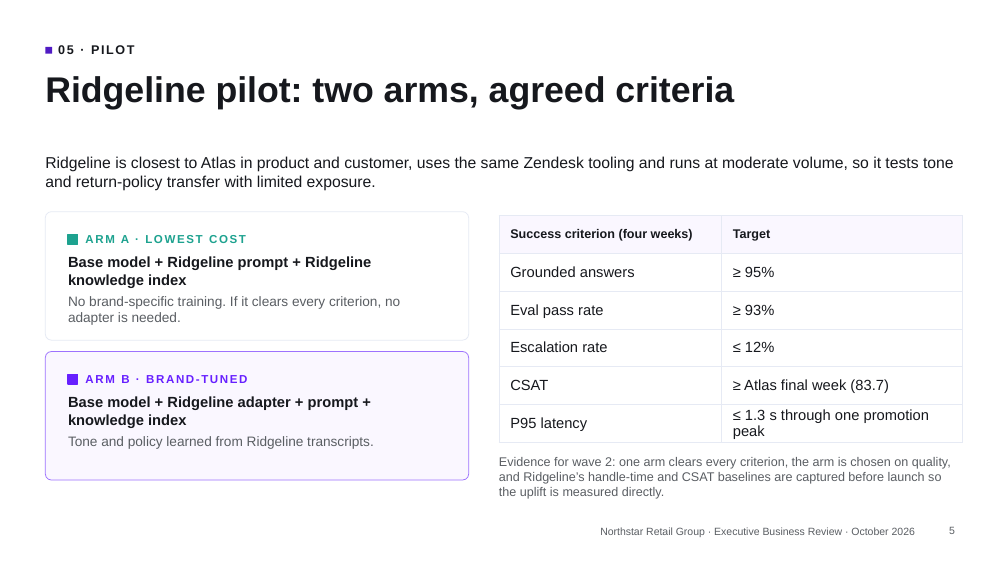
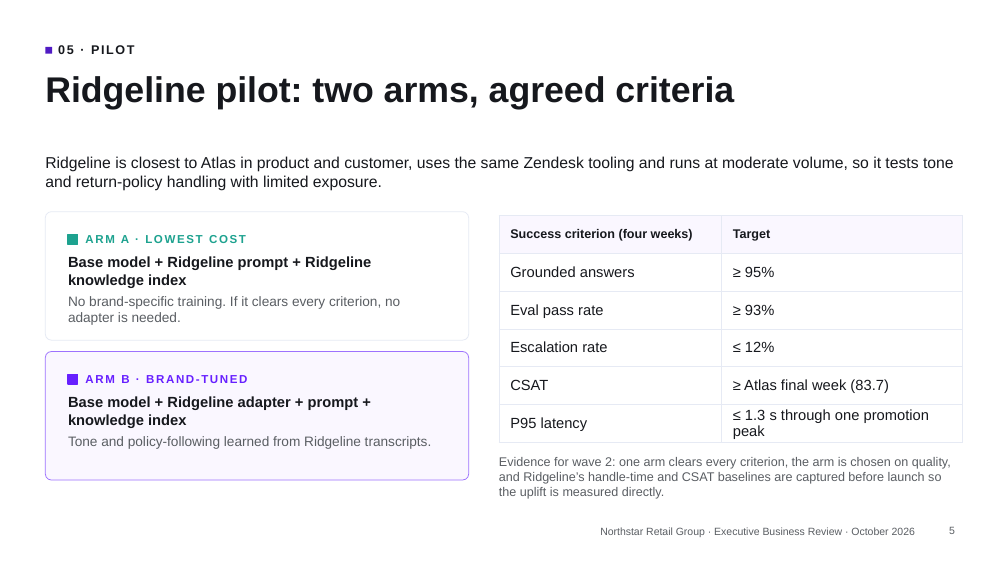
Before and after one commit to abbzonline/northstar-dashboards, a slide deck: slide 5 of ebr/Northstar_EBR_Oct2026.pptx. Drawn at 1008x567 pixels with LibreOffice and Linux fonts; fonts in the diff are those of the drawing; background and template pictures are left out. Boxes give left, top, right and bottom in pixels: in the first picture for what was removed or moved away, otherwise in the second. Text is boxed around its words. In the diff, an @@ line names an element or a change of style, - is before the commit and + after.

```diff
--- a/ebr/Northstar_EBR_Oct2026.pptx
+++ b/ebr/Northstar_EBR_Oct2026.pptx
@@ text at bbox=[45, 156, 954, 191]: text changed @@
-Ridgeline is closest to Atlas in product and customer, uses the same Zendesk tooling and runs at moderate volume, so it tests tone and return-policy transfer with limited exposure.
+Ridgeline is closest to Atlas in product and customer, uses the same Zendesk tooling and runs at moderate volume, so it tests tone and return-policy handling with limited exposure.
@@ text at bbox=[68, 436, 432, 449]: text changed @@
-Tone and policy learned from Ridgeline transcripts.
+Tone and policy-following learned from Ridgeline transcripts.
```
Also in this commit, not shown: 1 other slide changed, 6 other files.
